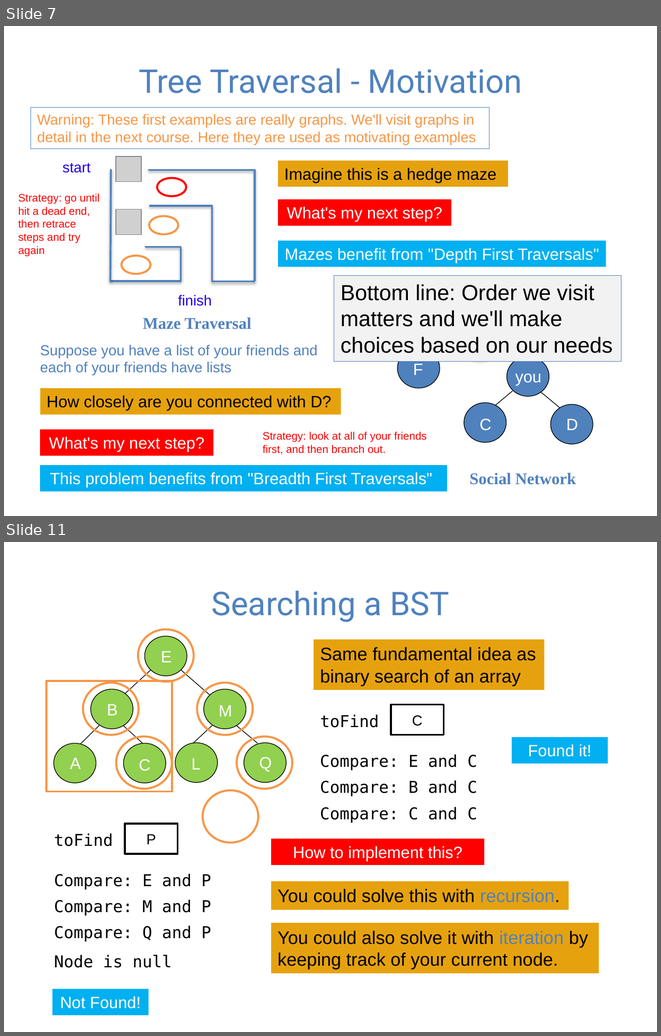
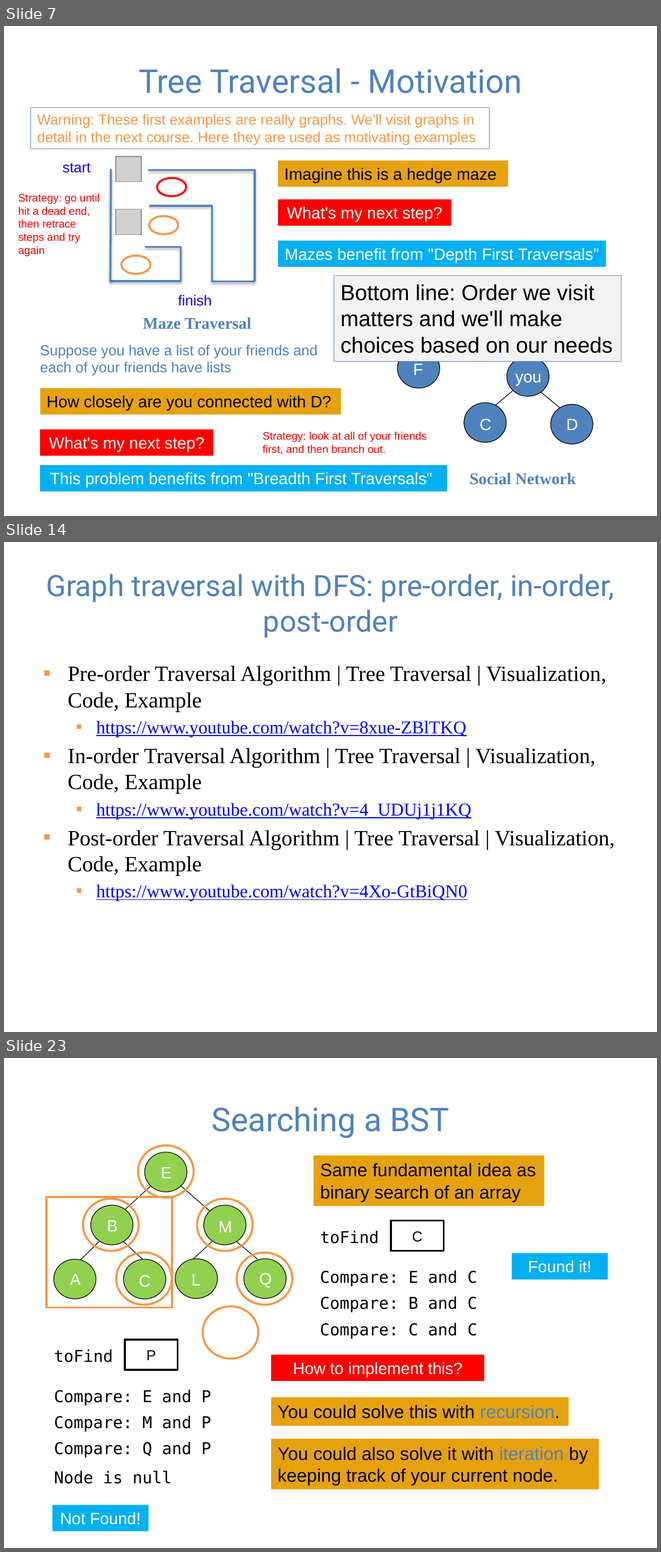
Before and after one commit to guhofstra/CSC111Fa25, a slide deck: PPTs/Lecture 8-binary search tree and trie.pptx. Shown one above the other, each under a label of ours: slides 7 and 11 before the commit, slides 7, 14 and 23 after it; the slides between them are not shown. The pictures are 661x1036 and 661x1552 pixels, drawn with LibreOffice and Linux fonts; fonts in the diff are those of the drawing; grey boxes stand for pictures. Boxes give left, top, right and bottom in pixels: in the first picture for what was removed or moved away, otherwise in the second. Text is boxed around its words. In the diff, an @@ line names an element or a change of style, - is before the commit and + after.

```diff
--- a/PPTs/Lecture 8-binary search tree and trie.pptx
+++ b/PPTs/Lecture 8-binary search tree and trie.pptx
@@ slide 14 added at (x1=4, y1=542, x2=657, y2=1032), background #FFFFFF @@
@@ title added at (x1=46, y1=574, x2=615, y2=638), 32.4 pt, text #4F81BD @@
+Graph traversal with DFS: pre-order, in-order, post-order
@@ text added at (x1=68, y1=665, x2=615, y2=901), 24 pt, text #000000 @@
+▪ Pre-order Traversal Algorithm | Tree Traversal | Visualization, Code, Example
+  ▪ https://www.youtube.com/watch?v=8xue-ZBlTKQ
+▪ In-order Traversal Algorithm | Tree Traversal | Visualization, Code, Example
+  ▪ https://www.youtube.com/watch?v=4_UDUj1j1KQ
+▪ Post-order Traversal Algorithm | Tree Traversal | Visualization, Code, Example
+  ▪ https://www.youtube.com/watch?v=4Xo-GtBiQN0
@@ what was slide 11 is now slide 23 @@
```
Also in this commit, not shown: 8 slides changed, 12 other slides added, 6 other files.
